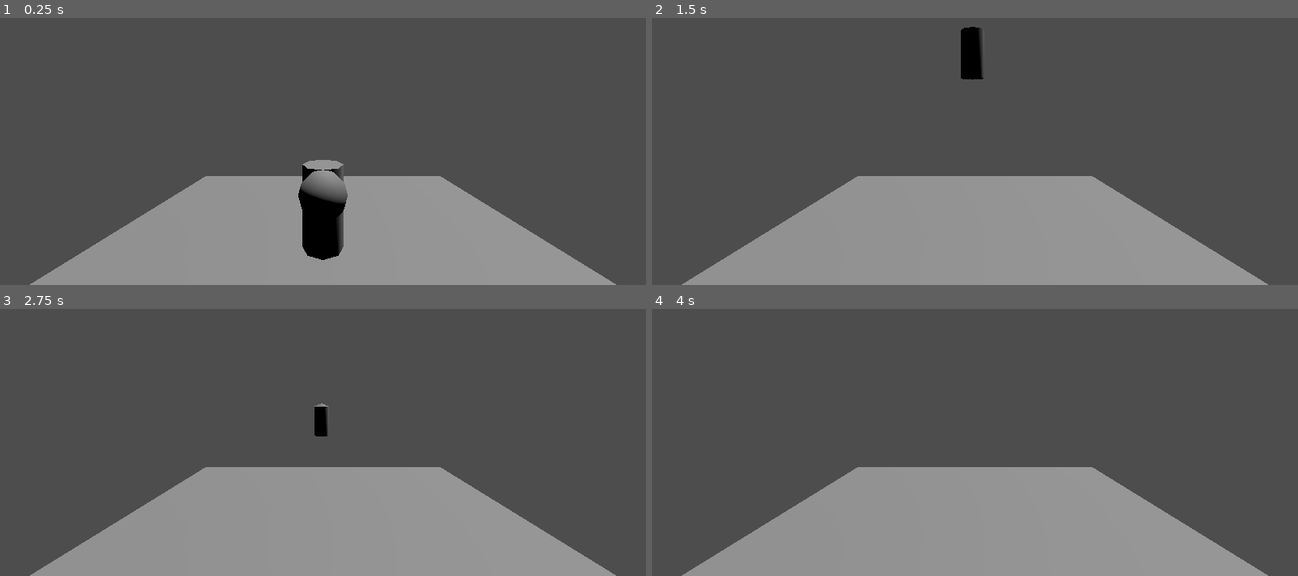
Above: before the commit, frames 1-4 (two rows, left to right).
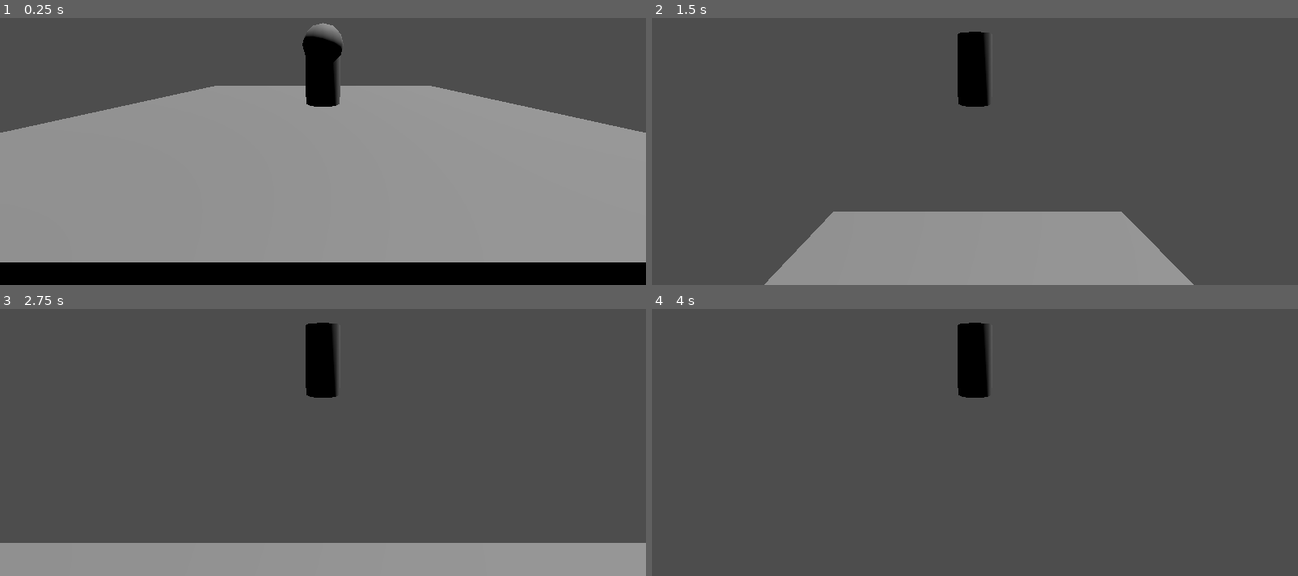
Above: after the commit, the same moments.

Repository: stron1le/MVM28
Game: Godot game, scene res://test_room.tscn
The game is run twice, just before and just after one commit, with the same random seed, the same clock (stepped at 60 frames per second) and the same inputs.
Inputs:
- Up to frame 1 (0.25 s): no input
- Up to frame 2 (1.5 s): tap Enter at 0.5 s; hold W (ForwardAxisNegative) 0.53-1.28 s; tap Left (HorizontalAxisNegative) at 0.6 s; tap Space (Jump) at 0.77 s; tap Right (HorizontalAxisPositive) at 1.35 s
- Up to frame 3 (2.75 s): tap Space (Jump) at 1.52 s; hold W (ForwardAxisNegative) from 2.03 s (still down); tap Left (HorizontalAxisNegative) at 2.1 s
- Up to frame 4 (4 s): tap Right (HorizontalAxisPositive) at 2.85 s; tap Space (Jump) at 3.02, 3.5, 3.77 s; release W (ForwardAxisNegative) at 3.53 s; tap Left (HorizontalAxisNegative) at 3.6 s

The runs differ from the first frame. In frame 1, 53% of the frame differs, in the area x 0-100%, y 1-100%; in frame 2, 12%; in frame 3, 19%; in frame 4, 27%.

Commit message:
Added Adjustable Camera
Added several classes to enable camera control. My hope is to extend 'GameCameras' to have a hierarchy of potentially active cameras. These will have priorities that can be assigned. A higher priority means that the camera overwrites lower ones, until only one is selected.

The actual player camera, for now, needs to be adjusted to have mouse control, and needs to have max 'vertical' rotation added, so that it doesn't flip the camera over the player.

Also, now there will be a print statement for if the current state is not one assigned a specialized function. That way, it will be easier for me to tell why my code is failing (though I should probably throw an error instead.)

Diff:
--- /dev/null
+++ b/mvm28/PlayerCamera.tscn
@@ -0,0 +1,20 @@
+[gd_scene load_steps=4 format=3 uid="uid://c5iohw4yba8m4"]
+
+[ext_resource type="Script" uid="uid://mc10bkyv5db2" path="res://TwistPivot.gd" id="1_88orb"]
+[ext_resource type="Script" uid="uid://dldmvwv2g5uhd" path="res://TestCamera.gd" id="1_ckl5i"]
+
+[sub_resource type="SphereShape3D" id="SphereShape3D_006j3"]
+
+[node name="TwistPivot" type="Node3D"]
+script = ExtResource("1_88orb")
+
+[node name="PitchPivot" type="Node3D" parent="."]
+transform = Transform3D(1, 0, 0, 0, 0.984808, 0.173648, 0, -0.173648, 0.984808, 0, 0, 0)
+
+[node name="SpringArm3D" type="SpringArm3D" parent="PitchPivot"]
+collision_mask = 2
+shape = SubResource("SphereShape3D_006j3")
+spring_length = 7.0
+
+[node name="Camera3D" type="Camera3D" parent="PitchPivot/SpringArm3D"]
+script = ExtResource("1_ckl5i")
--- a/mvm28/Scripts/test_character.gd
+++ b/mvm28/Scripts/test_character.gd
@@ -39,6 +39,7 @@
 		PLAYERSTATE.ACT_GREATSWORD_SWING:
 			act_greatsword_swing(delta);
 		_:
+			print("There is no such state "+str(currentState))
 			act_walking(delta);
 	#print(currentState);
 func act_walking(delta):
--- /dev/null
+++ b/mvm28/TestCamera.gd
@@ -0,0 +1,3 @@
+class_name GameCamera extends Camera3D
+@export var target:Node;
+var focus_y=0;
--- /dev/null
+++ b/mvm28/TwistPivot.gd
@@ -0,0 +1,12 @@
+extends Node3D
+@export var target:Node;
+const CAMERA_TURN_SPEED=30;
+func _physics_process(delta):
+	if (target!=null):
+		global_position=target.global_position;
+	var cam_input = Input.get_vector("TurnCameraLeftController","TurnCameraRightController","TurnCameraDownController","TurnCameraUpController");
+	if (cam_input!=Vector2.ZERO):
+		var cam_target_angle=CAMERA_TURN_SPEED*cam_input.x*delta
+		transform.basis=transform.basis.rotated(transform.basis.y,cam_target_angle);
+		cam_target_angle=CAMERA_TURN_SPEED*cam_input.y*delta;
+		$PitchPivot.transform.basis=$PitchPivot.transform.basis.rotated(transform.basis.x,cam_target_angle)
--- a/mvm28/project.godot
+++ b/mvm28/project.godot
@@ -81,6 +81,26 @@
 "events": [Object(InputEventJoypadButton,"resource_local_to_scene":false,"resource_name":"","device":-1,"button_index":1,"pressure":0.0,"pressed":true,"script":null)
 ]
 }
+TurnCameraRightController={
+"deadzone": 0.2,
+"events": [Object(InputEventJoypadMotion,"resource_local_to_scene":false,"resource_name":"","device":-1,"axis":2,"axis_value":1.0,"script":null)
+]
+}
+TurnCameraLeftController={
+"deadzone": 0.2,
+"events": [Object(InputEventJoypadMotion,"resource_local_to_scene":false,"resource_name":"","device":-1,"axis":2,"axis_value":-1.0,"script":null)
+]
+}
+TurnCameraUpController={
+"deadzone": 0.2,
+"events": [Object(InputEventJoypadMotion,"resource_local_to_scene":false,"resource_name":"","device":-1,"axis":3,"axis_value":1.0,"script":null)
+]
+}
+TurnCameraDownController={
+"deadzone": 0.2,
+"events": [Object(InputEventJoypadMotion,"resource_local_to_scene":false,"resource_name":"","device":-1,"axis":3,"axis_value":-1.0,"script":null)
+]
+}
 
 [rendering]
 
--- a/mvm28/test_room.tscn
+++ b/mvm28/test_room.tscn
@@ -1,6 +1,7 @@
-[gd_scene load_steps=3 format=3 uid="uid://bewbtejyphgkr"]
+[gd_scene load_steps=4 format=3 uid="uid://bewbtejyphgkr"]
 
 [ext_resource type="PackedScene" uid="uid://1k6dthk2bt0o" path="res://test_character.tscn" id="1_aiegb"]
+[ext_resource type="PackedScene" uid="uid://c5iohw4yba8m4" path="res://PlayerCamera.tscn" id="2_oqbmf"]
 
 [sub_resource type="BoxShape3D" id="BoxShape3D_aiegb"]
 size = Vector3(11.263, 1, 11.263)
@@ -9,9 +10,6 @@
 
 [node name="TestCharacter" parent="." instance=ExtResource("1_aiegb")]
 transform = Transform3D(1, 0, 0, 0, 1, 0, 0, 0, 1, 0, 2.38419e-07, 0)
-
-[node name="Camera3D" type="Camera3D" parent="."]
-transform = Transform3D(1, 0, 0, 0, 1, 0, 0, 0, 1, 0, 3.47683, 5.75543)
 
 [node name="StaticBody3D" type="StaticBody3D" parent="."]
 
@@ -25,3 +23,6 @@
 
 [node name="DirectionalLight3D" type="DirectionalLight3D" parent="."]
 transform = Transform3D(0.00722394, -0.961886, 0.273356, -0.20396, 0.266199, 0.942092, -0.978953, -0.0625593, -0.194263, 0, 0, 0)
+
+[node name="TwistPivot" parent="." node_paths=PackedStringArray("target") instance=ExtResource("2_oqbmf")]
+target = NodePath("../TestCharacter")
Not shown, added: mvm28/TestCamera.gd.uid
Not shown, added: mvm28/TwistPivot.gd.uid
